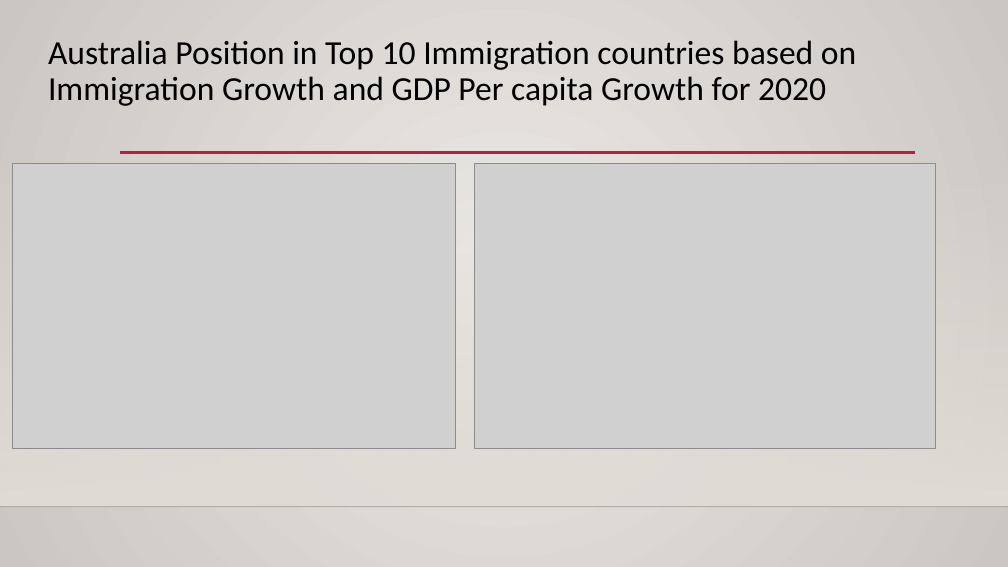
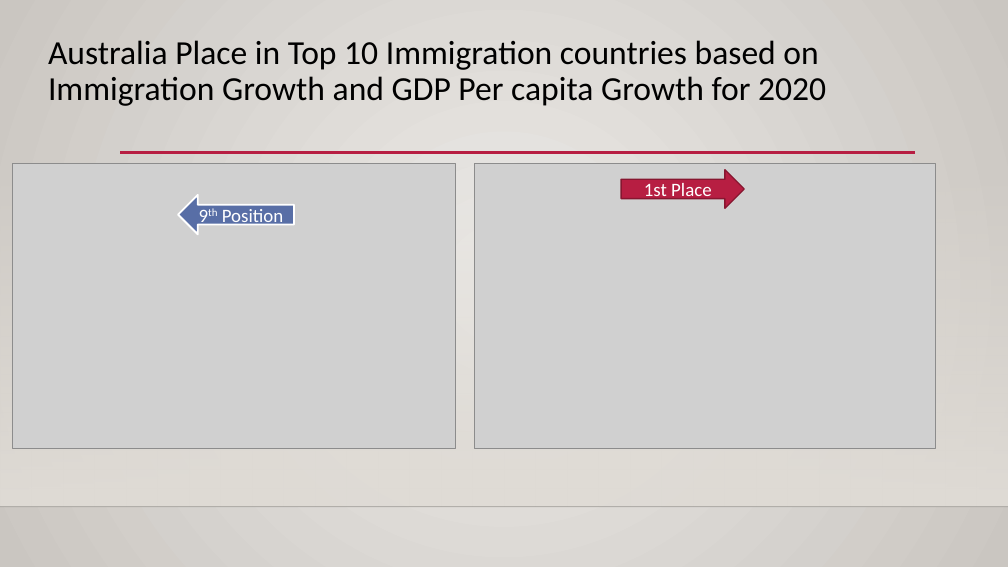
Before and after one commit to Lopokoiyit/PROJECT_ONE, a slide deck: slide 15 of Final Powerpoint_Radhika.pptx (slide 16 before the commit). Drawn at 1008x567 pixels with LibreOffice and Linux fonts; fonts in the diff are those of the drawing; grey boxes stand for pictures; background and template pictures are left out. Boxes give left, top, right and bottom in pixels: in the first picture for what was removed or moved away, otherwise in the second. Text is boxed around its words. In the diff, an @@ line names an element or a change of style, - is before the commit and + after.

Commit message:
updated ppt

```diff
--- a/Final Powerpoint_Radhika.pptx
+++ b/Final Powerpoint_Radhika.pptx
@@ title at (48, 40, 826, 106): text changed @@
-Australia Position in Top 10 Immigration countries based on Immigration Growth and GDP Per capita Growth for 2020
+Australia Place in Top 10 Immigration countries based on Immigration Growth and GDP Per capita Growth for 2020
@@ right arrow added at (622, 169, 745, 208), fill #B71E42, outline #871631 1.25 pt, 18 pt, text #FFFFFF @@
+1st Place
@@ left arrow added at (178, 195, 294, 234), fill #586EA6, outline #FFFFFF 1.75 pt, 18 pt, text #FFFFFF @@
+9th Position
```
Also in this commit, not shown: 4 other slides changed, 1 slide removed.
